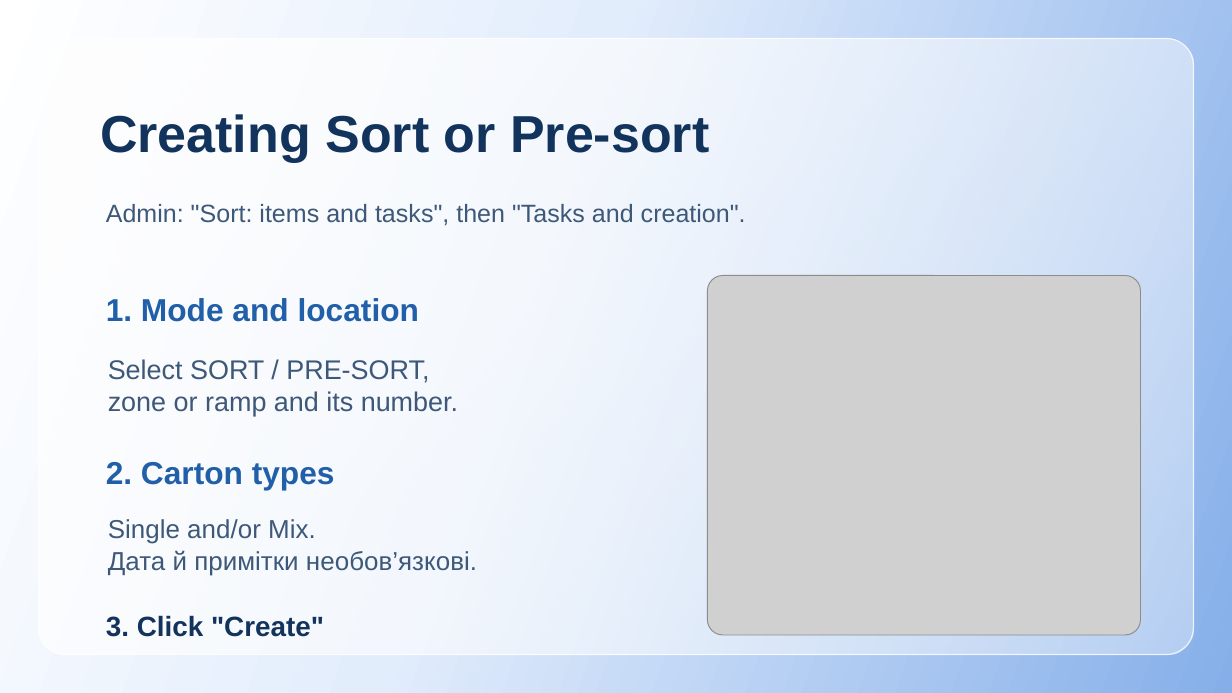
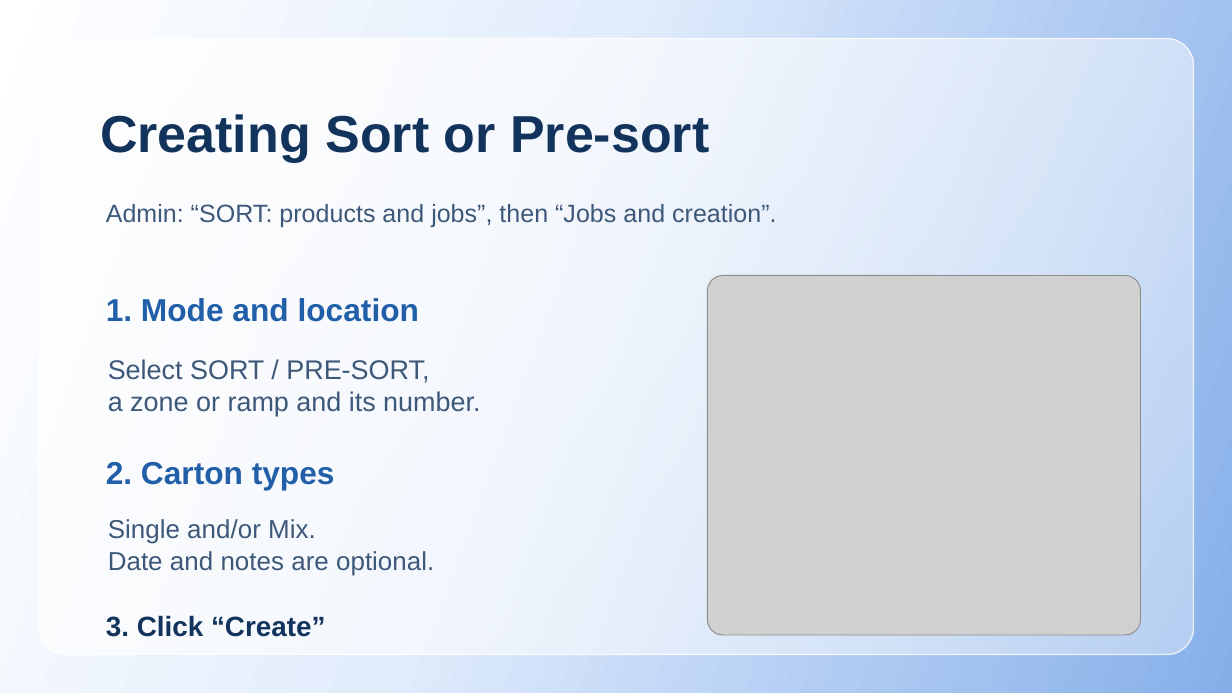
Before and after one commit to Van1shjod/warehouse_sort, a slide deck: slide 6 of presentation-en.pptx. Drawn at 1232x693 pixels with LibreOffice and Linux fonts; fonts in the diff are those of the drawing; grey boxes stand for pictures. Boxes give left, top, right and bottom in pixels: in the first picture for what was removed or moved away, otherwise in the second. Text is boxed around its words. In the diff, an @@ line names an element or a change of style, - is before the commit and + after.

```diff
--- a/presentation-en.pptx
+++ b/presentation-en.pptx
@@ text at box(106, 204, 776, 227): text changed @@
-Admin: "Sort: items and tasks", then "Tasks and creation".
+Admin: “SORT: products and jobs”, then “Jobs and creation”.
@@ text at box(108, 391, 480, 416): text changed @@
-zone or ramp and its number.
+a zone or ramp and its number.
@@ text at box(108, 551, 434, 576): text changed @@
-Дата й примітки необов’язкові.
+Date and notes are optional.
@@ text at box(106, 615, 326, 637): text changed @@
-3. Click "Create"
+3. Click “Create”
```
Also in this commit, not shown: 19 other slides changed, 3 other files.
